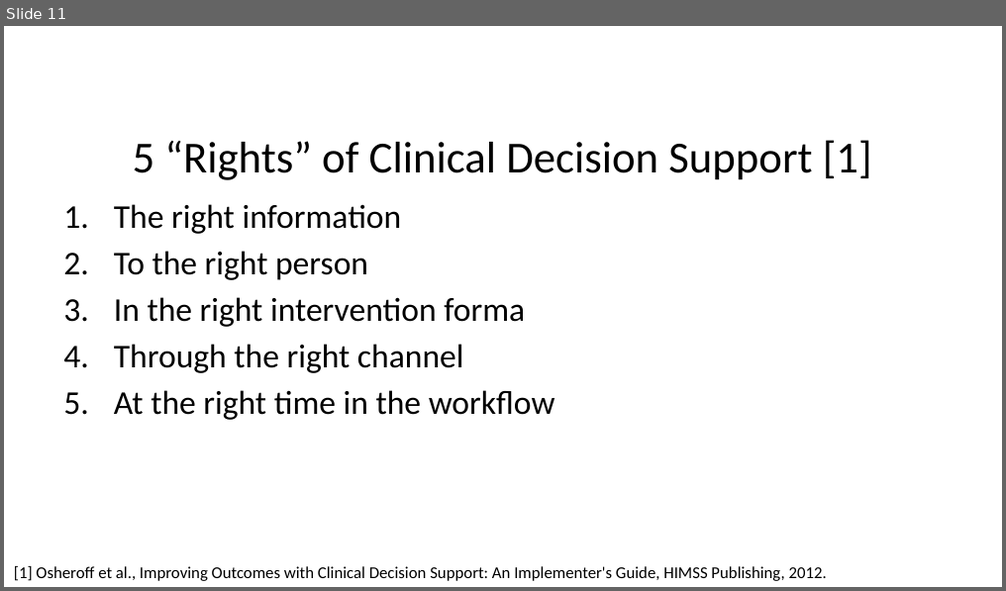
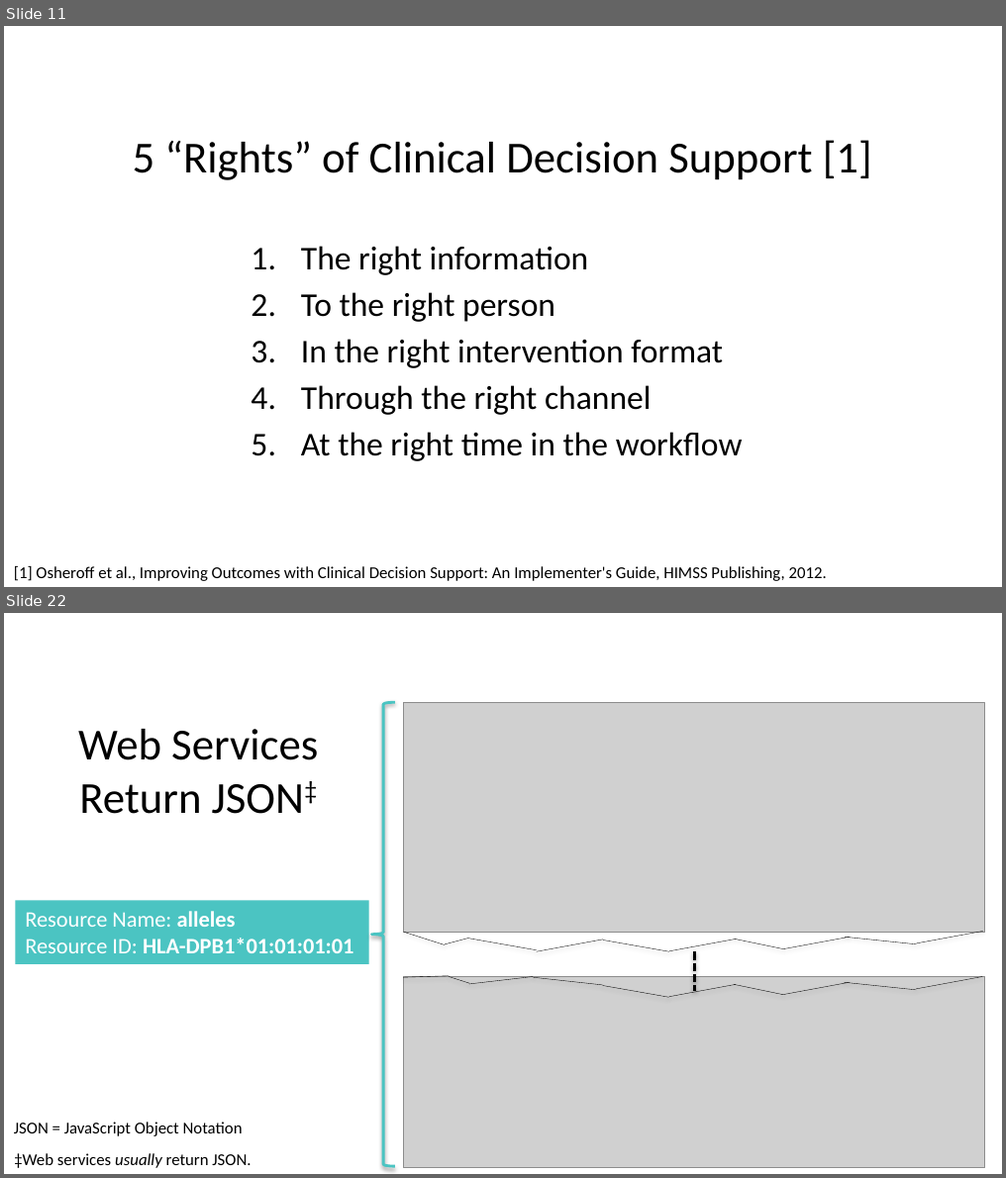
Before and after one commit to ghsmith/hladpb1, a slide deck: Hot_Topic_Analytics_and_Algorithms_Web_Based_Clinical_Decision_Support.pptx. Shown one above the other, each under a label of ours: slide 11 before the commit, slides 11 and 22 after it; the slides between them are not shown. The pictures are 1006x591 and 1006x1178 pixels, drawn with LibreOffice and Linux fonts; fonts in the diff are those of the drawing; grey boxes stand for pictures; background and template pictures are left out. Boxes give left, top, right and bottom in pixels: in the first picture for what was removed or moved away, otherwise in the second. Text is boxed around its words. In the diff, an @@ line names an element or a change of style, - is before the commit and + after.

```diff
--- a/Hot_Topic_Analytics_and_Algorithms_Web_Based_Clinical_Decision_Support.pptx
+++ b/Hot_Topic_Analytics_and_Algorithms_Web_Based_Clinical_Decision_Support.pptx
@@ slide 22 added at (4,613,1002,1174), background picture (left out) @@
@@ text added at (78,729,318,814), 32 pt, text #000000 @@
+Web Services Return JSON‡
@@ left brace added at (372,703,395,1166), outline #4BC4C2 2 pt @@
@@ picture added at (403,703,984,933) @@
@@ rectangle added at (15,900,368,964), fill #4BC4C2, 16 pt, text #FFFFFF, bold @@
+Resource Name: alleles
+Resource ID: HLA-DPB1*01:01:01:01
@@ line added from (403, 933) to (446, 946), #000000 0.25 pt @@
@@ line added from (446, 945) to (470, 939), #000000 0.25 pt @@
@@ line added from (470, 939) to (536, 951), #000000 0.25 pt @@
@@ line added from (783, 950) to (850, 938), #000000 0.25 pt @@
@@ line added from (845, 938) to (916, 945), #000000 0.25 pt @@
@@ line added from (916, 944) to (983, 932), #000000 0.25 pt @@
@@ line added from (536, 953) to (603, 940), #000000 0.25 pt @@
@@ line added from (603, 941) to (669, 953), #000000 0.25 pt @@
@@ line added from (669, 952) to (736, 940), #000000 0.25 pt @@
@@ line added from (695, 953) to (695, 991), #000000 2 pt dashed @@
@@ line added from (735, 940) to (783, 950), #000000 0.25 pt @@
@@ picture added at (403,977,984,1168) @@
@@ line added from (403, 977) to (450, 976), #000000 0.25 pt @@
@@ line added from (450, 977) to (469, 983), #000000 0.25 pt @@
@@ line added from (469, 984) to (533, 977), #000000 0.25 pt @@
@@ line added from (533, 977) to (603, 985), #000000 0.25 pt @@
@@ line added from (603, 985) to (668, 997), #000000 0.25 pt @@
@@ line added from (668, 997) to (736, 984), #000000 0.25 pt @@
@@ line added from (735, 984) to (783, 995), #000000 0.25 pt @@
@@ line added from (783, 995) to (849, 982), #000000 0.25 pt @@
@@ line added from (845, 982) to (916, 990), #000000 0.25 pt @@
@@ line added from (916, 989) to (983, 977), #000000 0.25 pt @@
@@ text added at (14,1122,243,1137), 12 pt, text #000000 @@
+JSON = JavaScript Object Notation
@@ text added at (14,1154,251,1168), 12 pt, text #000000 @@
+‡Web services usually return JSON.
@@ slide 11 changed as well @@
@@ text "The right information": place and size @@
-text "The right information" at (114,204,555,420)
+text "The right information" at (301,246,743,462)
@@ text at (301,339,723,369): text changed @@
-3. In the right intervention forma
+3. In the right intervention format
```
Also in this commit, not shown: 2 other slides changed, 10 other slides added.
